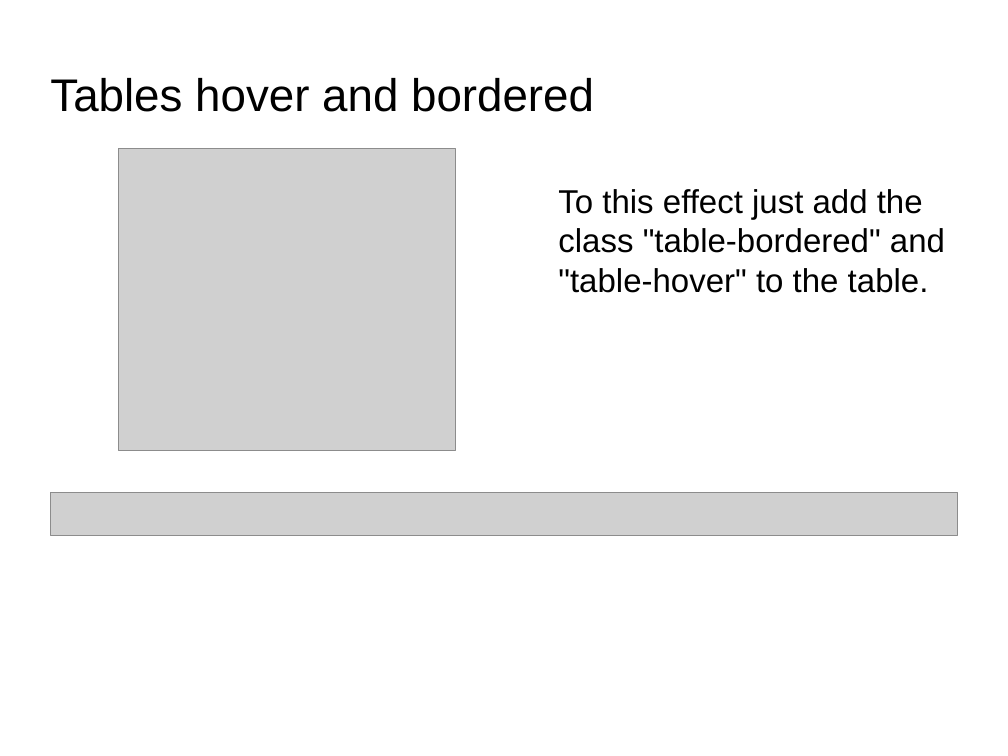
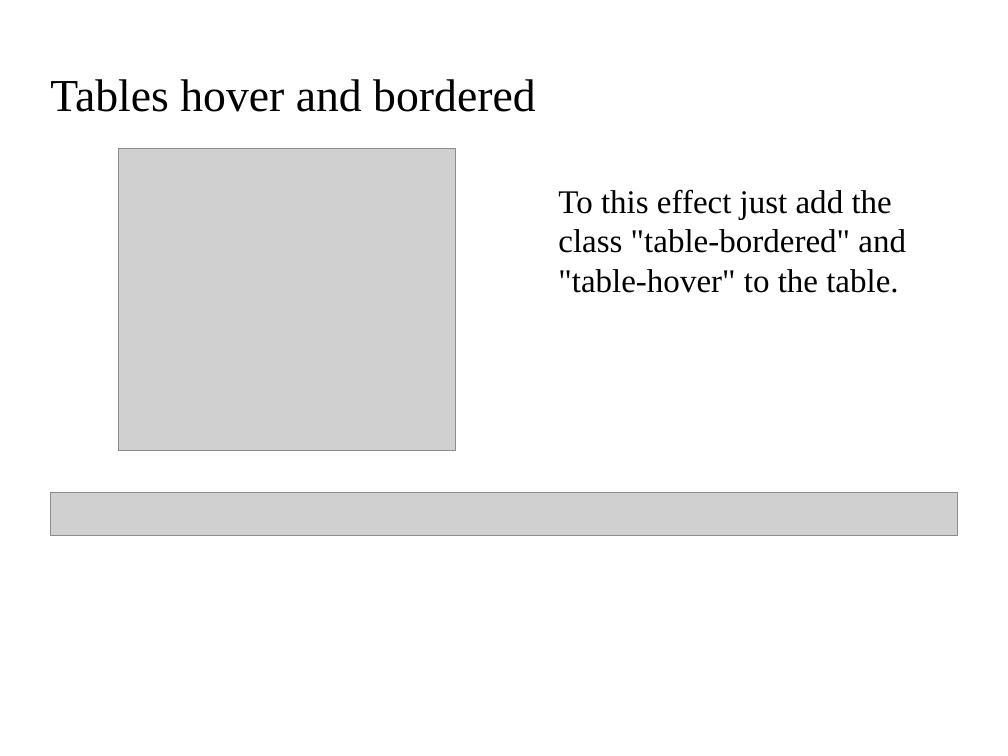
Before and after one commit to alvarocrego/EjercicioMrRuiz, a slide deck: slide 7 of web/Alvaro Crego_Bootstrap.odp (slide 6 before the commit). Drawn at 1008x756 pixels with LibreOffice and Linux fonts; fonts in the diff are those of the drawing; grey boxes stand for pictures; background and template pictures are left out. Boxes give left, top, right and bottom in pixels: in the first picture for what was removed or moved away, otherwise in the second. Text is boxed around its words. In the diff, an @@ line names an element or a change of style, - is before the commit and + after.

```diff
--- a/web/Alvaro Crego_Bootstrap.odp
+++ b/web/Alvaro Crego_Bootstrap.odp
@@ title "Tables hover and bordered" at [50,79,535,112]: font Arial to Times New Roman @@
@@ text "To this effect just add ..." at [558,189,906,293]: font Arial to Times New Roman @@
```
Also in this commit, not shown: 6 other slides changed, 2 slides added, 1 slide removed.
